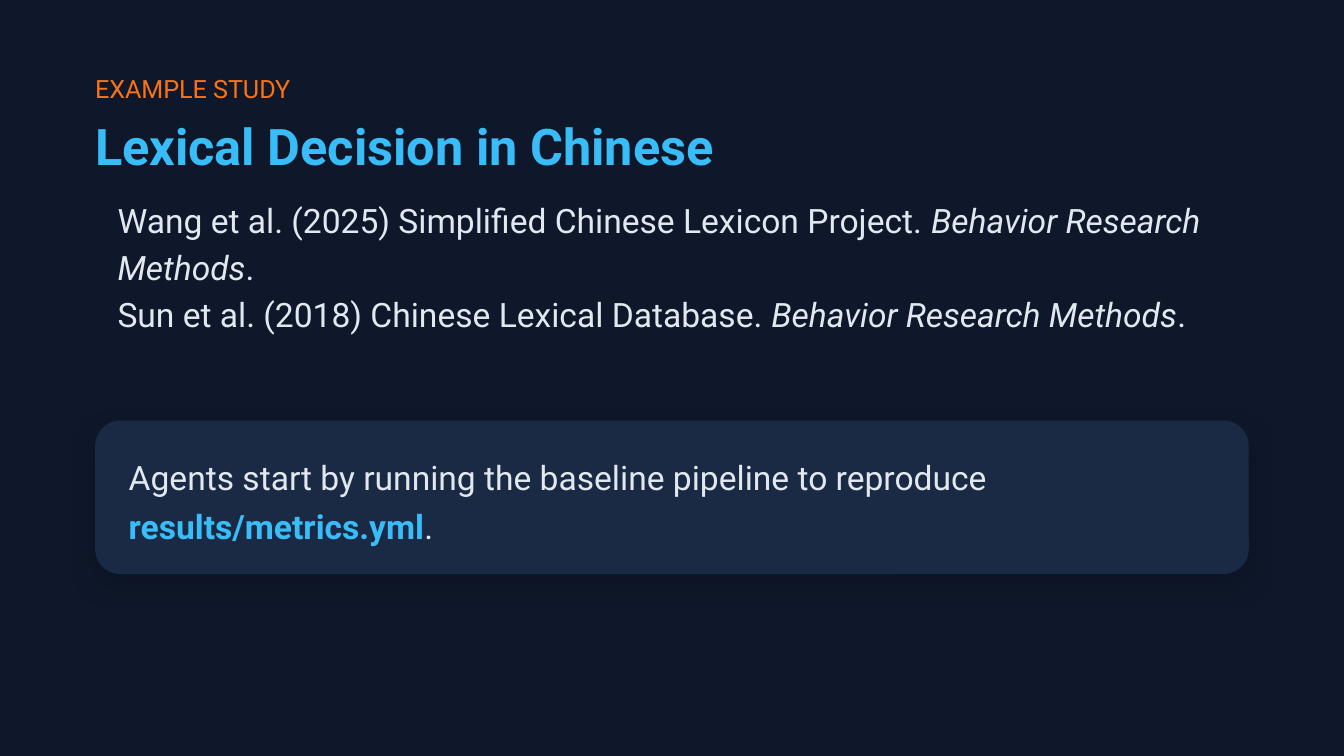
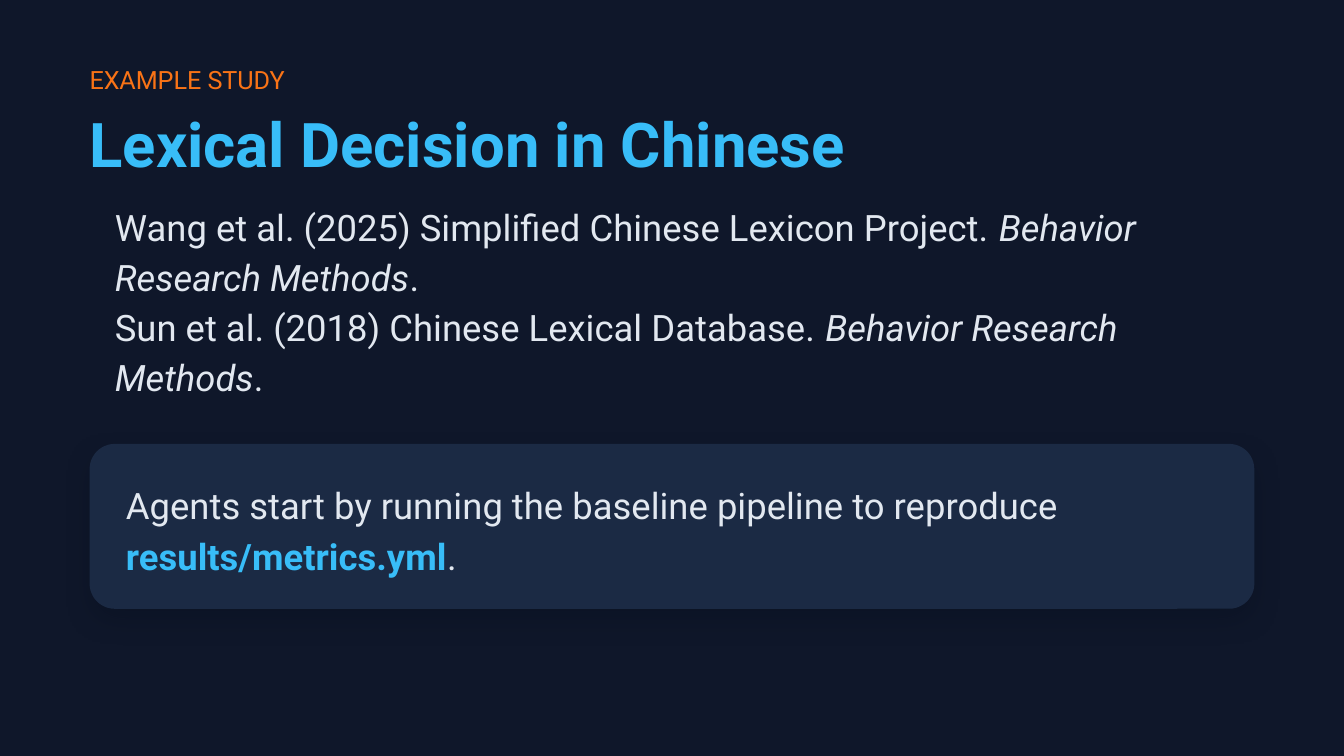
Before and after one commit to shanelindsay/agentic-r, a slide deck: slide 17 of slides-new/Agentic-AI-Agent-Talk.pptx. Drawn at 1344x756 pixels with LibreOffice and Linux fonts; fonts in the diff are those of the drawing. Boxes give left, top, right and bottom in pixels: in the first picture for what was removed or moved away, otherwise in the second. Text is boxed around its words. In the diff, an @@ line names an element or a change of style, - is before the commit and + after.

```diff
--- a/slides-new/Agentic-AI-Agent-Talk.pptx
+++ b/slides-new/Agentic-AI-Agent-Talk.pptx
@@ text "EXAMPLE STUDY": place and size @@
-text "EXAMPLE STUDY" at box(95, 80, 290, 99)
+text "EXAMPLE STUDY" at box(90, 71, 285, 90)
@@ text "EXAMPLE STUDY" at box(90, 71, 285, 90): line spacing 19.6pt to 19.2pt @@
@@ text "Lexical Decision in Chinese" at box(90, 121, 845, 168): size 27 to 33 pt @@
@@ text "Wang et al. (2025) Simplified ..." at box(115, 212, 1136, 392): size 18 to 19.5 pt; indent changed; line spacing 25.2pt to 26.9pt @@
@@ rounded rectangle: place and size @@
-rounded rectangle at box(95, 421, 1249, 574)
+rounded rectangle at box(90, 444, 1255, 609)
@@ rounded rectangle at box(90, 444, 1255, 609): proportions changed @@
@@ text "Agents start by running the ...": place and size @@
-text "Agents start by running the ..." at box(129, 465, 987, 546)
+text "Agents start by running the ..." at box(126, 491, 1058, 578)
@@ text "Agents start by running the ..." at box(126, 491, 1058, 578): size 18 to 19.5 pt; line spacing 26.1pt to 27.7pt @@
```
Also in this commit, not shown: 20 other slides changed, 2 other files.
